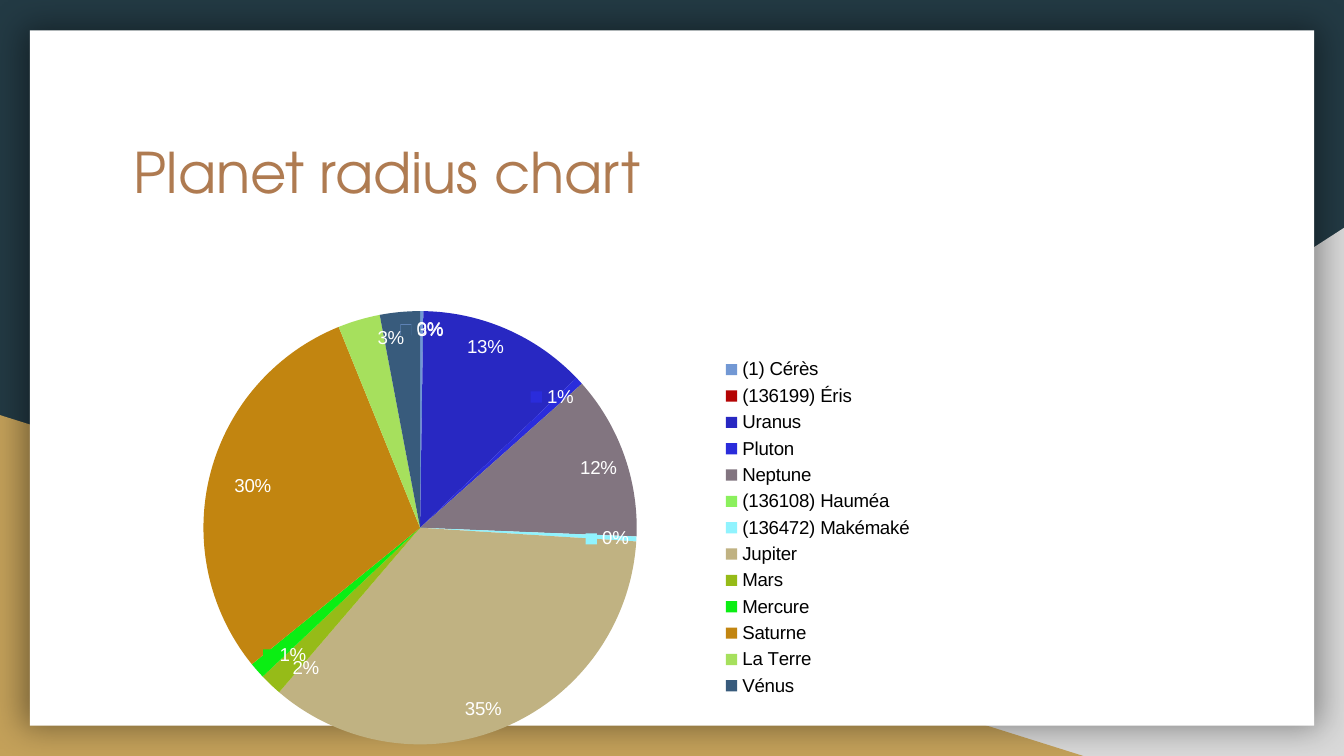
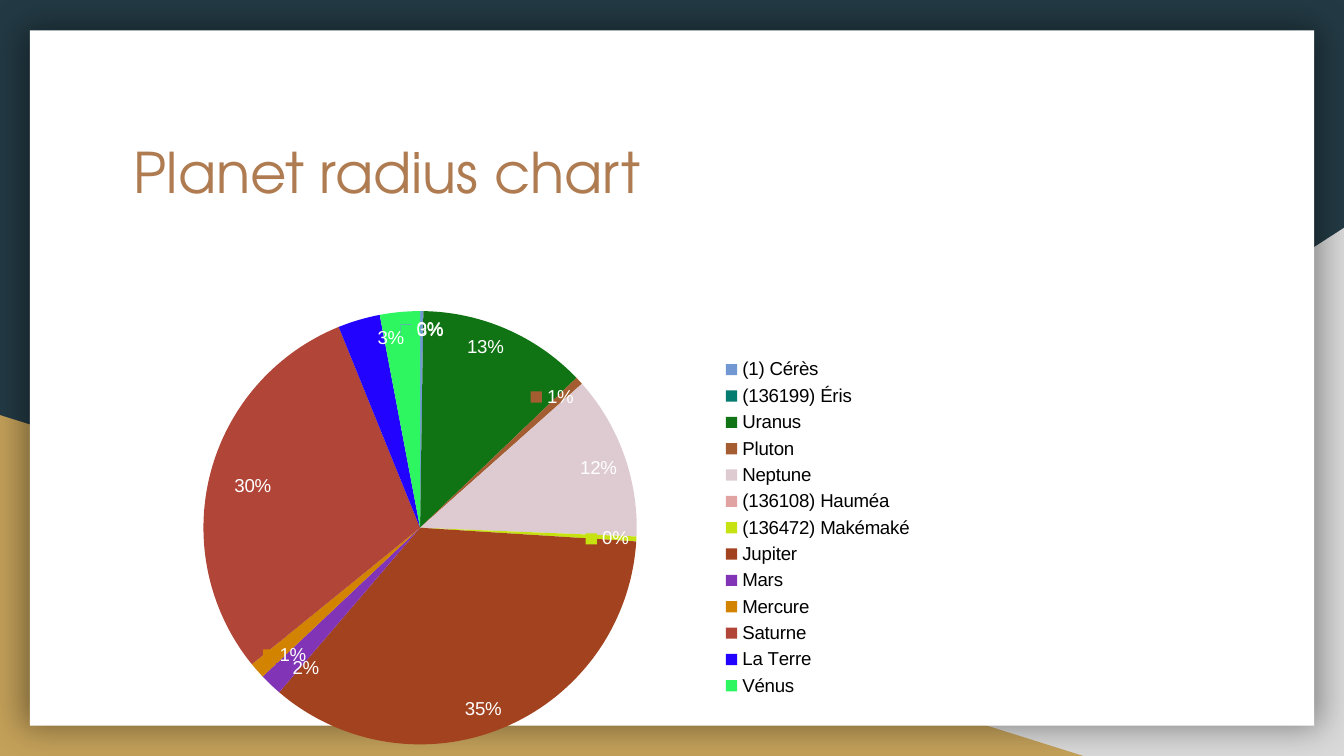
Before and after one commit to United-Codes/cloudofficeprint-javascript, a slide deck: slide 15 of examples/solar_system_example/pptx/output.pptx. Drawn at 1344x756 pixels with LibreOffice and Linux fonts; fonts in the diff are those of the drawing. Boxes give left, top, right and bottom in pixels: in the first picture for what was removed or moved away, otherwise in the second. Text is boxed around its words. In the diff, an @@ line names an element or a change of style, - is before the commit and + after.

```diff
--- a/examples/solar_system_example/pptx/output.pptx
+++ b/examples/solar_system_example/pptx/output.pptx
@@ pie chart at (x1=121, y1=293, x2=927, y2=756) @@
@@ colours of single points changed @@
```
Also in this commit, not shown: 21 other files.
